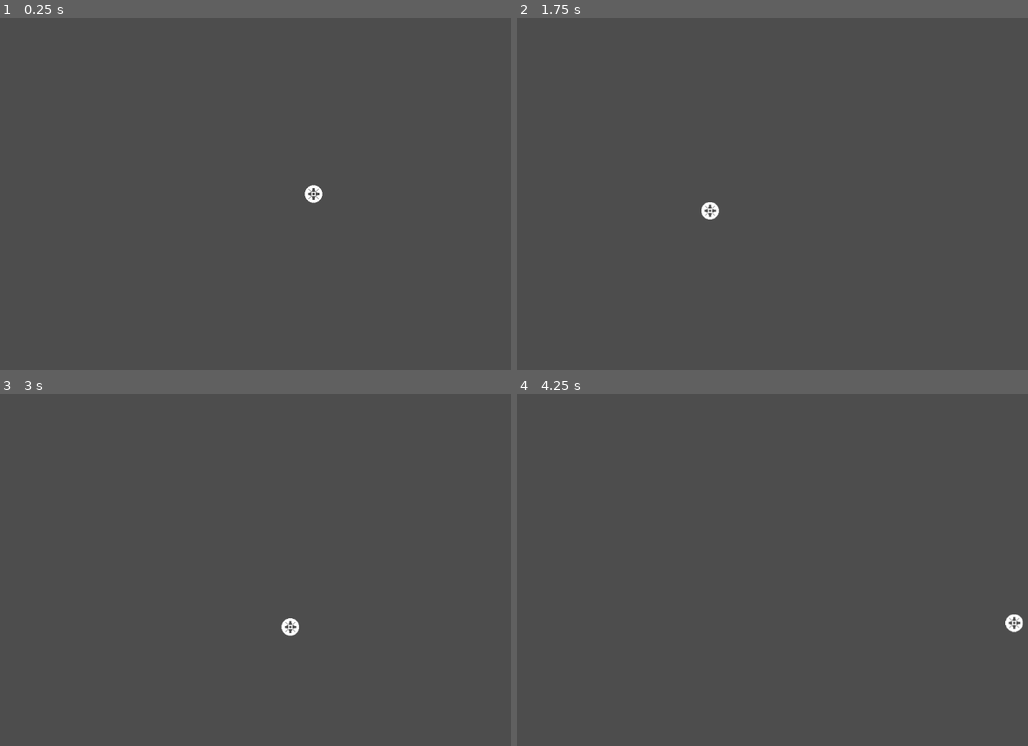
Above: before the commit, frames 1-4 (two rows, left to right).
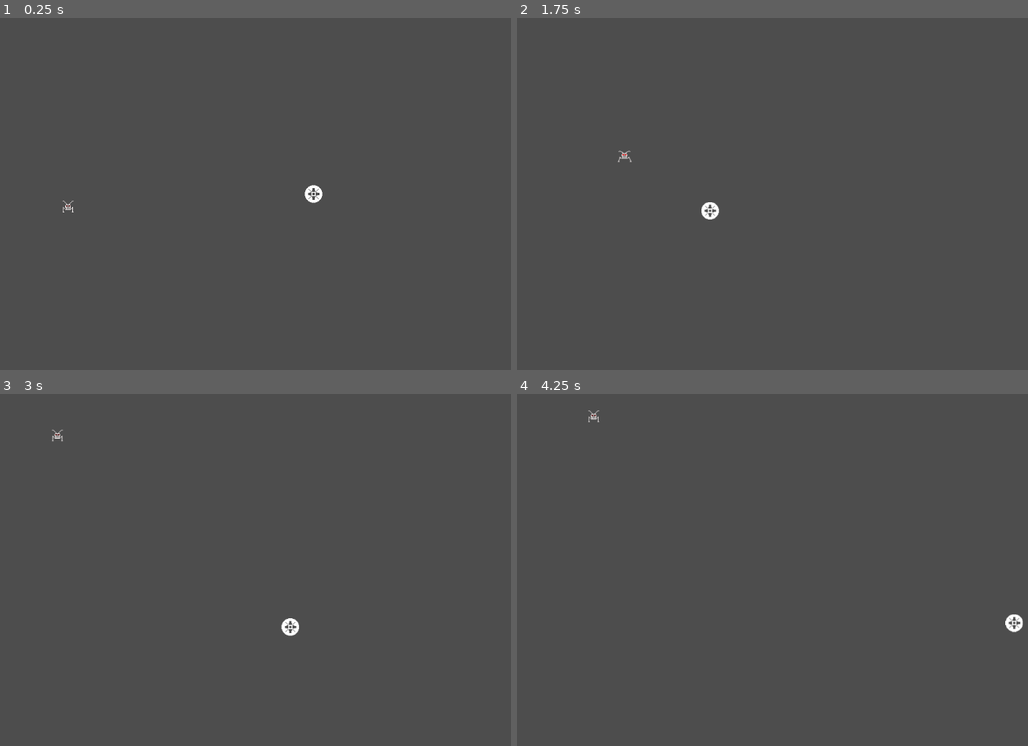
Above: after the commit, the same moments.

Repository: coderdojoathenry/Creators-2024
Game: Godot game, scene res://scenes/main.tscn
Two runs of this game, one before a commit and one after it. Both use one fixed random seed, a clock stepped at 60 frames per second and the inputs below.
Inputs (mouse positions are in pixels of both pictures, inside the frame that each line leads up to):
- Up to frame 1 (0.25 s): no input
- Up to frame 2 (1.75 s): move the mouse to (966, 176) at 0.52 s; move the mouse to (706, 211) at 1.27 s
- Up to frame 3 (3 s): tap Enter at 2 s; move the mouse to (378, 492) at 2.02 s; tap Space at 2.75 s; move the mouse to (281, 640) at 2.77 s
- Up to frame 4 (4.25 s): move the mouse to (1017, 622) at 3.52 s

The runs differ from the first frame. In frame 1, less than 0.1% of the frame differs, in the area x 12-15%, y 51-56%; in frame 2, less than 0.1%, in the area x 19-23%, y 37-41%; in frame 3, less than 0.1%; in frame 4, less than 0.1%.

Commit message:
Week 9
Week 9

Diff:
--- a/Crystal Quest/crystal-quest/scenes/main.tscn
+++ b/Crystal Quest/crystal-quest/scenes/main.tscn
@@ -1,10 +1,11 @@
-[gd_scene load_steps=10 format=3 uid="uid://daj431lewf2ne"]
+[gd_scene load_steps=14 format=3 uid="uid://daj431lewf2ne"]
 
 [ext_resource type="Script" path="res://scripts/game_manager.gd" id="1_6go2g"]
 [ext_resource type="Script" path="res://scripts/ship.gd" id="1_p8vr1"]
 [ext_resource type="Texture2D" uid="uid://cgaemfwu7ygfw" path="res://textures/ship.png" id="2_cubkv"]
 [ext_resource type="Script" path="res://scripts/mouse_hider.gd" id="3_2qat4"]
-[ext_resource type="Script" path="res://scripts/ship_killer.gd" id="5_glavl"]
+[ext_resource type="Texture2D" uid="uid://c4t2nk0wjvdub" path="res://textures/ememy0.png" id="6_2a22y"]
+[ext_resource type="Script" path="res://scripts/mover.gd" id="7_wwbeg"]
 
 [sub_resource type="CircleShape2D" id="CircleShape2D_5wkk7"]
 radius = 16.0
@@ -15,8 +16,30 @@
 [sub_resource type="RectangleShape2D" id="RectangleShape2D_igmsx"]
 size = Vector2(10, 588)
 
-[sub_resource type="RectangleShape2D" id="RectangleShape2D_iancb"]
-size = Vector2(100, 100)
+[sub_resource type="RectangleShape2D" id="RectangleShape2D_d3l7h"]
+size = Vector2(32, 32)
+
+[sub_resource type="AtlasTexture" id="AtlasTexture_x4b4j"]
+atlas = ExtResource("6_2a22y")
+region = Rect2(0, 0, 32, 32)
+
+[sub_resource type="AtlasTexture" id="AtlasTexture_esewx"]
+atlas = ExtResource("6_2a22y")
+region = Rect2(0, 32, 32, 32)
+
+[sub_resource type="SpriteFrames" id="SpriteFrames_28nxh"]
+animations = [{
+"frames": [{
+"duration": 1.0,
+"texture": SubResource("AtlasTexture_x4b4j")
+}, {
+"duration": 1.0,
+"texture": SubResource("AtlasTexture_esewx")
+}],
+"loop": true,
+"name": &"default",
+"speed": 2.0
+}]
 
 [node name="Main" type="Node2D"]
 
@@ -62,11 +85,20 @@
 [node name="CollisionShape2D" type="CollisionShape2D" parent="Right Wall"]
 shape = SubResource("RectangleShape2D_igmsx")
 
-[node name="ShipKiller" type="Area2D" parent="."]
-position = Vector2(76, 326)
-script = ExtResource("5_glavl")
+[node name="Enemy0" type="Area2D" parent="."]
+position = Vector2(75, 349)
 
-[node name="CollisionShape2D" type="CollisionShape2D" parent="ShipKiller"]
-shape = SubResource("RectangleShape2D_iancb")
+[node name="CollisionShape2D" type="CollisionShape2D" parent="Enemy0"]
+shape = SubResource("RectangleShape2D_d3l7h")
 
-[connection signal="body_entered" from="ShipKiller" to="ShipKiller" method="_on_body_entered"]
+[node name="AnimatedSprite2D" type="AnimatedSprite2D" parent="Enemy0"]
+sprite_frames = SubResource("SpriteFrames_28nxh")
+autoplay = "default"
+frame_progress = 0.019718
+
+[node name="Mover" type="Node2D" parent="Enemy0"]
+script = ExtResource("7_wwbeg")
+direction = Vector2(1, 0)
+speed = 200.0
+wander_time_min = 1.0
+wander_time_max = 3.0
--- /dev/null
+++ b/Crystal Quest/crystal-quest/scripts/mover.gd
@@ -0,0 +1,49 @@
+extends Node2D
+
+@export var direction : Vector2
+@export var speed : float
+@export var wander_time_min : float
+@export var wander_time_max : float
+
+var parent : Node2D
+var vp_rect : Rect2
+var wander_change_dir_time : float
+
+# Called when the node enters the scene tree for the first time.
+func _ready() -> void:
+	parent = get_parent() as Node2D
+	vp_rect = get_viewport_rect()
+	set_wander_change_dir_time()
+
+func set_wander_change_dir_time() -> void:
+	wander_change_dir_time = randf_range(wander_time_min, wander_time_max)
+
+# Called every frame. 'delta' is the elapsed time since the previous frame.
+func _process(delta: float) -> void:
+	if (parent == null):
+		return
+
+	wander_change_dir_time -= delta
+
+	if (wander_change_dir_time < 0):
+		pick_random_direction()
+		set_wander_change_dir_time()
+
+	correct_dir_for_bounds()
+	parent.position += direction.normalized() * speed * delta
+
+func correct_dir_for_bounds() -> void:
+	if (direction.x < 0 && parent.position.x < 0):
+		direction.x = 1
+	if (direction.x > 0 && parent.position.x > vp_rect.size.x):
+		direction.x = -1
+	if (direction.y < 0 && parent.position.y < 0):
+		direction.y = 1
+	if (direction.y > 0 && parent.position.y > vp_rect.size.y):
+		direction.y = -1
+
+func pick_random_direction() -> void:
+	direction = Vector2.ZERO
+	while (direction == Vector2.ZERO):
+		direction.x = randi_range(-1, 1)
+		direction.y = randi_range(-1, 1)
Binary file added: Crystal Quest/crystal-quest/textures/ememy0.png
Not shown, added: Crystal Quest/crystal-quest/textures/ememy0.png.import
